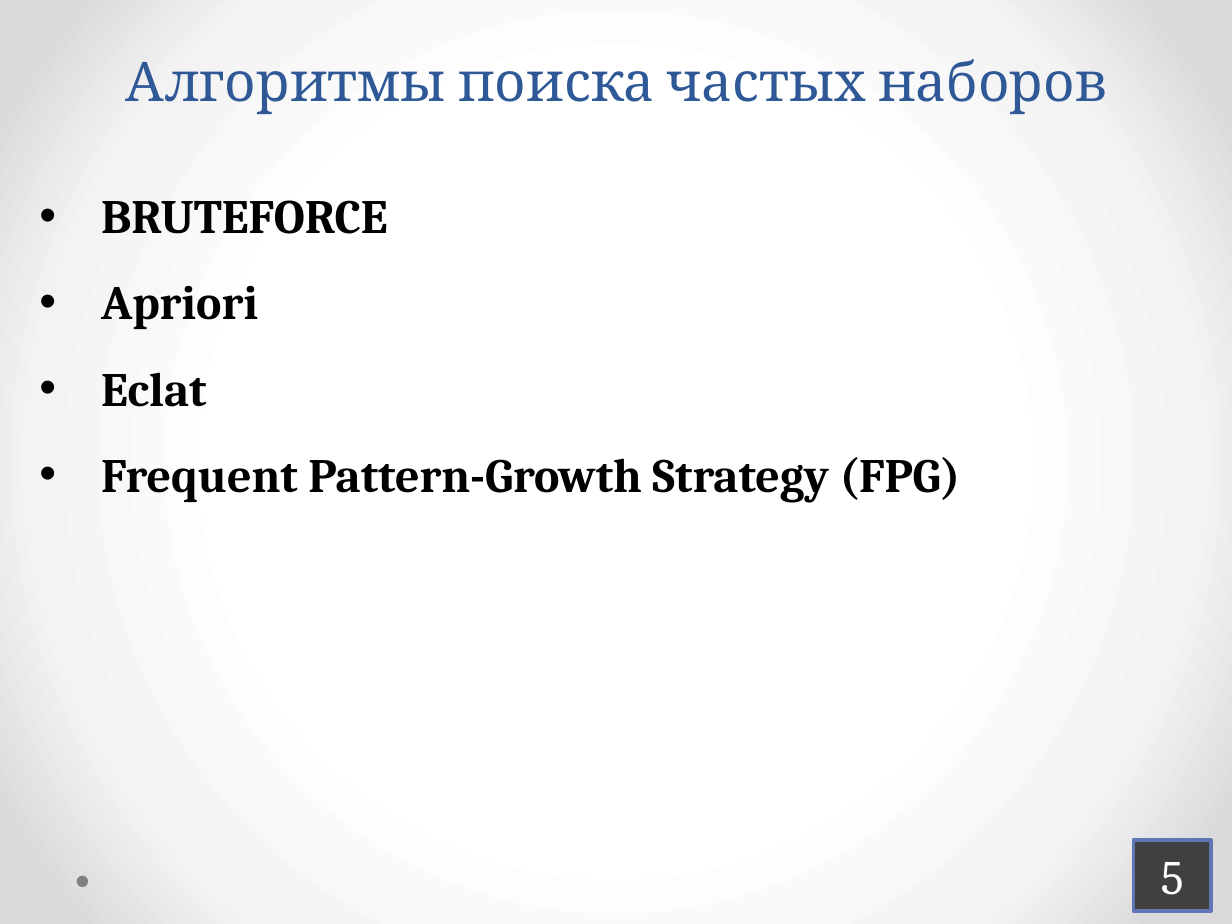
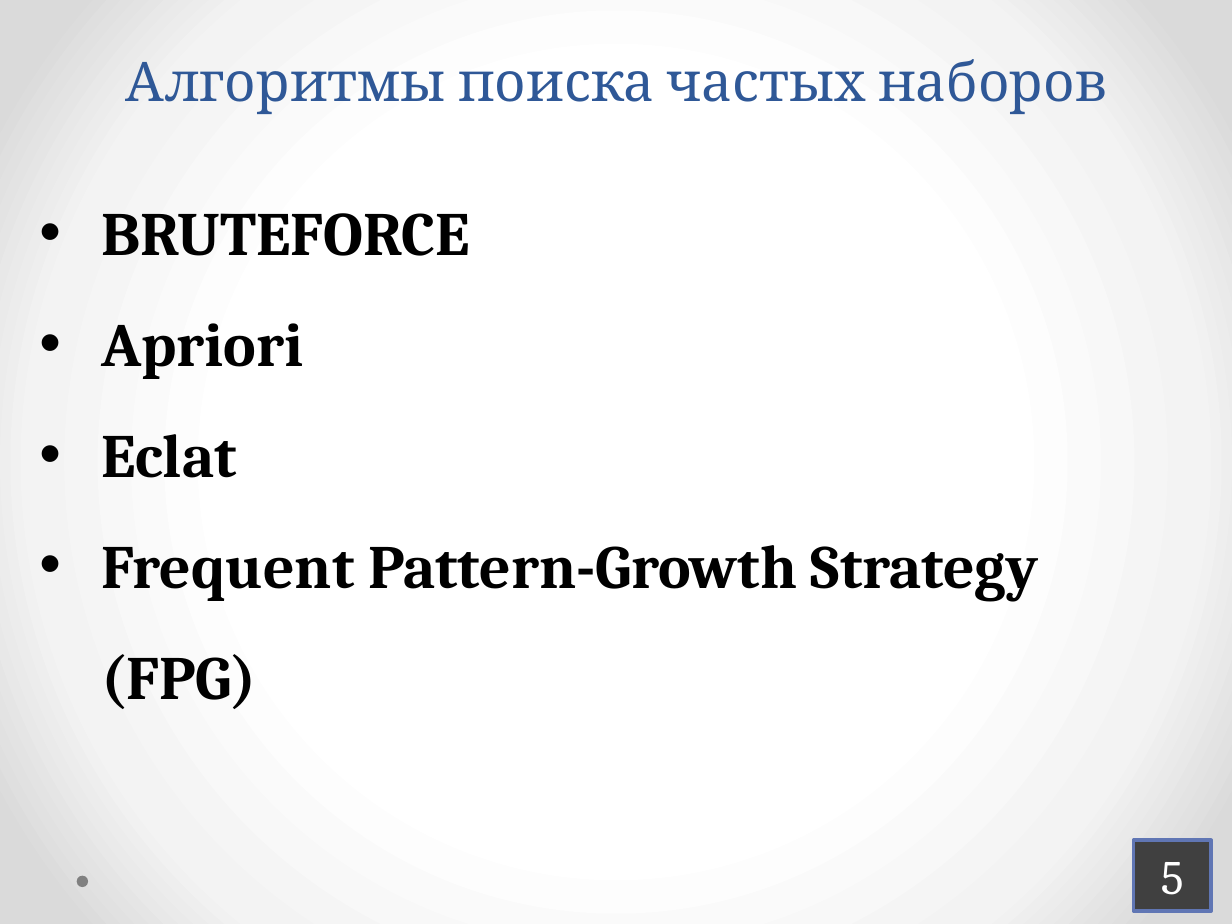
Before and after one commit to FacetOfVerity/SenseMining, a slide deck: slide 5 of Docs/Афанасьев В.Р. Презентация.pptx. Drawn at 1232x924 pixels with LibreOffice and Linux fonts; fonts in the diff are those of the drawing. Boxes give left, top, right and bottom in pixels: in the first picture for what was removed or moved away, otherwise in the second. Text is boxed around its words. In the diff, an @@ line names an element or a change of style, - is before the commit and + after.

```diff
--- a/Docs/Афанасьев В.Р. Презентация.pptx
+++ b/Docs/Афанасьев В.Р. Презентация.pptx
@@ text "BRUTEFORCE" at (101, 213, 1038, 709): size 28 to 36 pt @@
```
Also in this commit, not shown: 4 other slides changed, 2 other files.
